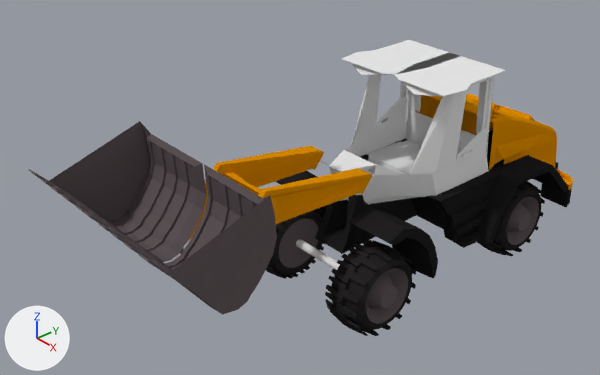
Renders of the Blender file Models/Vehicles/Land/LIEBHERRL538/LIEBHERRL538.blend from each side of a commit.
Both versions are drawn from a 50 mm lens placed at (18.2, -18.3, 13.9), pointed at (-1.3, -1.2, 0.1). The lights are fixed; the arrows at lower left show +X, +Y and +Z.

The scene before the commit, as lines of its bpy script (objects in view):
```python
me_plane_002 = bpy.data.meshes.new('Plane.002')
me_plane_002.from_pydata(...)  # 116 vertices, 96 faces; spans x -8.2..8.2, y -54.0..1.1, z -4.9..0.3
me_plane_002.materials.append(mat_liebherrorange)  # orange #dd8d01
me_plane_003 = bpy.data.meshes.new('Plane.003')
me_plane_003.from_pydata(...)  # 530 vertices, 500 faces; spans x -12.7..12.7, y -48.8..1.4, z -1.1..1.7
me_plane_003.materials.append(mat_darkgrey)  # black #222122
me_plane_004 = bpy.data.meshes.new('Plane.004')
me_plane_004.from_pydata(...)  # 536 vertices, 484 faces; spans x -86.0..86.0, y -33.0..3.0, z -52.0..1.0
me_plane_004.materials.append(mat_rimgray)  # dark grey #61575a
ob_chassis = bpy.data.objects.new('Chassis', me_plane_003)
ob_chassis.parent = ob_liebherr538
ob_chassis.location = (-0.0489, 7.926, -0.776)
ob_chassis.scale = (0.268, 0.237, 1.0)
ob_loaderbucket = bpy.data.objects.new('loaderBucket', me_plane_004)
ob_loaderbucket.parent = ob_loaderliftarm
ob_loaderbucket.location = (-0.931, -57.41, -4.56)
ob_loaderbucket.rotation_euler = (-1.534, 0.0, 0.0)  # degrees (-88, 0, 0)
ob_loaderbucket.scale = (0.214, 0.104, 0.988)
ob_loaderliftarm = bpy.data.objects.new('LoaderLiftArm', me_plane_002)
ob_loaderliftarm.parent = ob_liebherr538
ob_loaderliftarm.location = (-0.109, -2.783, 1.835)
ob_loaderliftarm.rotation_euler = (-0.684, 0.0, 0.0)  # degrees (-39, 0, 0)
ob_loaderliftarm.scale = (0.178, 0.0759, 1.0)
# also in view: 'leftTopTire' at (2.2, -1.1, -2.4); 'backLeftRim.002' at (2.3, 6.5, -2.3); 'backLeftRim' at (-2.3, -1.1, -2.3); 'leftBackTire' at (2.2, 6.5, -2.4); 'BackHood' at (0.0, 7.7, 0.1)
```
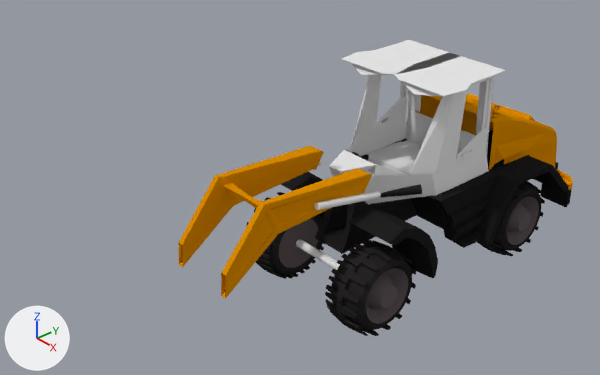
Location of each change, (x1, y1, x2, y2) in pixels of the pictures (600 x 375 px):
'loaderBucket', turned, surface changed (not visible afterwards): before (29, 121, 277, 315)
'LoaderLiftArm', turned: before (187, 146, 373, 242); after (179, 146, 372, 299)
'LeftliftPistonHouse', added: after (314, 191, 381, 210)
'LeftliftPistonRod', added: after (380, 184, 422, 198)

The change, as a diff of the scene's bpy script:
```diff
--- a/Models/Vehicles/Land/LIEBHERRL538/LIEBHERRL538.blend.py
+++ b/Models/Vehicles/Land/LIEBHERRL538/LIEBHERRL538.blend.py
@@ me_cylinder_007 @@
+me_cylinder_007.from_pydata(...)  # a 32-sided cylinder along z spanning x -1.0..1.0, y -0.74..1.26, z -1.94..0.06
+me_cylinder_007.materials.append(mat_whithecab)  # white #e7e7e7
@@ me_cylinder_006 @@
+me_cylinder_006.from_pydata(...)  # 64 vertices, 34 faces; spans x -1.0..1.0, y -1.34..0.66, z -0.08..1.92
+me_cylinder_006.materials.append(mat_blacktire)  # black #282627
@@ ob_loaderliftarm @@
 ob_loaderliftarm.location = (-0.109, -2.783, 1.835)
-ob_loaderliftarm.rotation_euler = (-0.684, 0.0, 0.0)  # degrees (-39, 0, 0)
+ob_loaderliftarm.rotation_euler = (-0.58, 0.0, 0.0)  # degrees (-33, 0, 0)
 ob_loaderliftarm.scale = (0.178, 0.0759, 1.0)
@@ ob_loaderbucket @@
 ob_loaderbucket.location = (-0.931, -57.41, -4.56)
-ob_loaderbucket.rotation_euler = (-1.534, 0.0, 0.0)  # degrees (-88, 0, 0)
+ob_loaderbucket.rotation_mode = 'ZYX'
+ob_loaderbucket.rotation_euler = (-1.53, 0.0, 0.0)  # degrees (-88, 0, 0)
 ob_loaderbucket.scale = (0.214, 0.104, 0.988)
+ob_loaderbucket.show_instancer_for_render = False
+ob_loaderbucket.instance_type = 'FACES'
@@ ob_leftliftpistonhouse @@
+ob_leftliftpistonhouse = bpy.data.objects.new('LeftliftPistonHouse', me_cylinder_007)
+ob_leftliftpistonhouse.location = (1.3, -2.77, 1.04)
+ob_leftliftpistonhouse.rotation_euler = (1.274, 0.947, -0.3)  # degrees (73, 54, -17)
+ob_leftliftpistonhouse.scale = (0.123, 0.123, 1.34)
@@ ob_leftliftpistonrod @@
+ob_leftliftpistonrod = bpy.data.objects.new('LeftliftPistonRod', me_cylinder_006)
+ob_leftliftpistonrod.location = (1.55, 1.71, 0.26)
+ob_leftliftpistonrod.rotation_euler = (1.685, 0.153, -0.719)  # degrees (97, 8.8, -41)
+ob_leftliftpistonrod.scale = (0.202, 0.202, 1.52)
```
